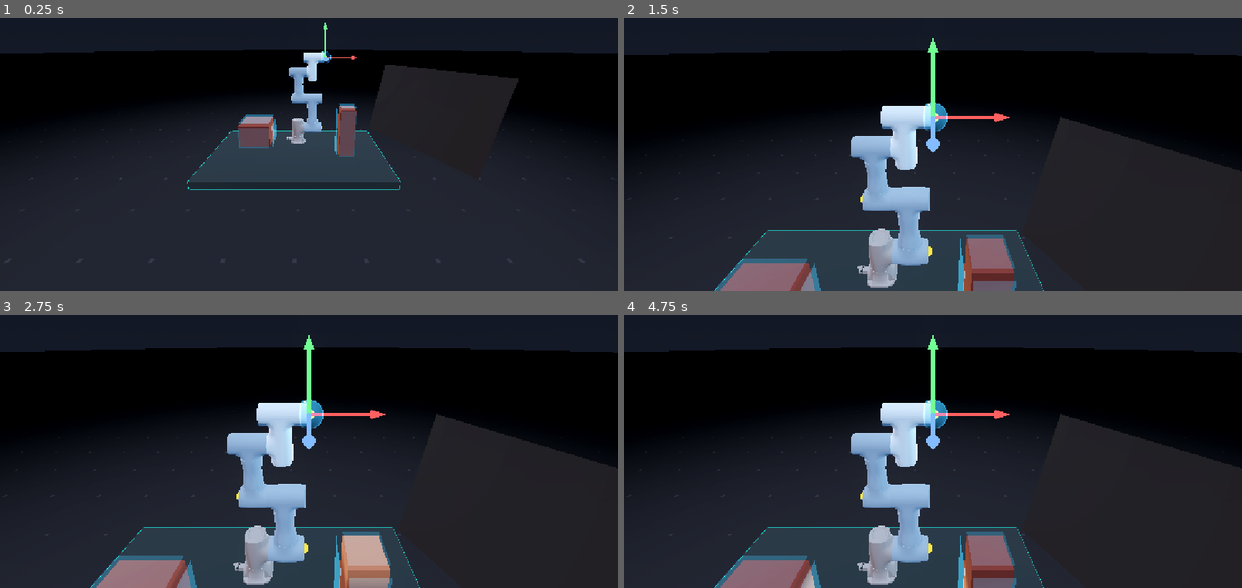
Above: before the commit, frames 1-4 (two rows, left to right).
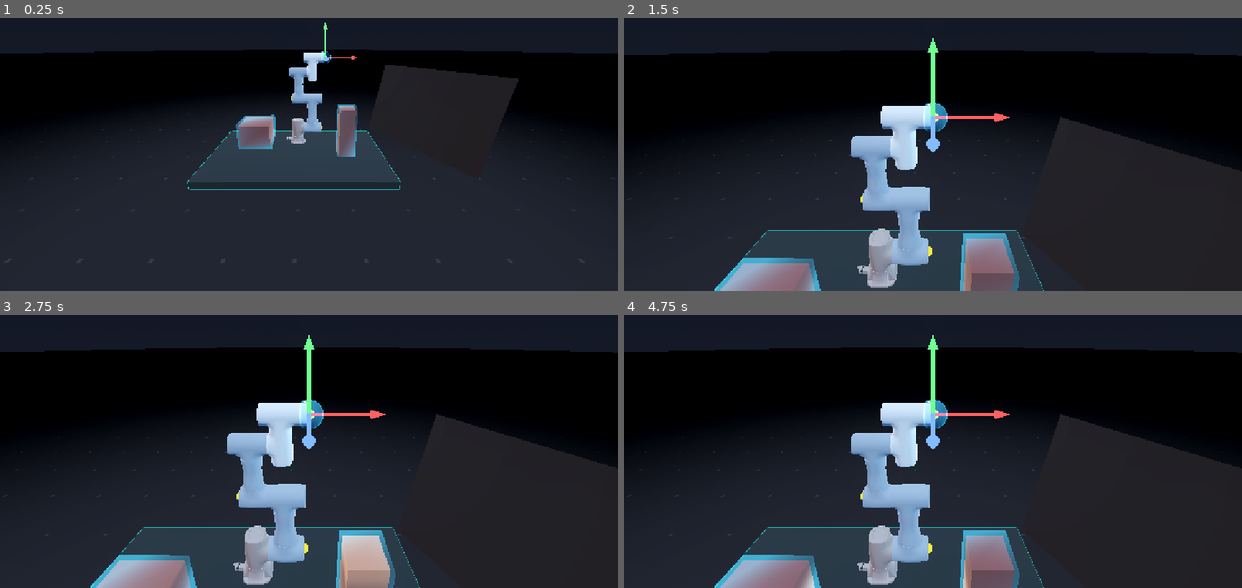
Above: after the commit, the same moments.

Repository: hupikus/dobot-cr3-rebase
Game: Godot game, scene res://main.tscn
Same seed, same stepped clock (60 frames per second), same inputs: the game is played once before the commit and once after it.
Inputs (mouse positions are in pixels of both pictures, inside the frame that each line leads up to):
- Up to frame 1 (0.25 s): no input
- Up to frame 2 (1.5 s): tap Enter at 0.5 s; move the mouse to (1068, 99) at 0.52 s; tap F at 0.6 s; click (1068, 99) at 0.67 s; tap Space at 1.25 s; drag from (809, 135) to (902, 187) at 1.27 s
- Up to frame 3 (2.75 s): move the mouse to (370, 336) at 2.02 s; tap F at 2.1 s; click (370, 336) at 2.17 s
- Up to frame 4 (4.75 s): drag from (902, 484) to (747, 361) at 2.77 s; tap Enter at 3.5 s; move the mouse to (1118, 467) at 3.52 s; tap F at 3.6 s; click (1118, 467) at 3.67 s; tap Space at 4.25 s; drag from (747, 361) to (840, 328) at 4.27 s

The runs differ from the first frame. In frame 1, 0.8% of the frame differs, in the area x 38-58%, y 31-51%; in frame 2, 2.4%, in the area x 14-64%, y 78-100%; in frame 3, 2.4%; in frame 4, 2.4%.

Commit message:
Fixed collision margin

Diff:
--- a/project.godot
+++ b/project.godot
@@ -27,7 +27,7 @@
 [display]
 
 window/stretch/mode="canvas_items"
-window/stretch/aspect="expand"
+window/stretch/aspect="ignore"
 
 [physics]
 
--- a/script/obstacles.gd
+++ b/script/obstacles.gd
@@ -29,7 +29,33 @@
 
 		var shell := MeshInstance3D.new()
 		shell.name = "SafeArea"
-		shell.mesh = child.mesh
+
+		# Duplicating the mesh to inflate it
+		var inflated_mesh: ArrayMesh
+		if child.mesh is PrimitiveMesh:
+			var arrays = child.mesh.get_mesh_arrays()
+			inflated_mesh = ArrayMesh.new()
+			inflated_mesh.add_surface_from_arrays(Mesh.PRIMITIVE_TRIANGLES, arrays)
+		elif child.mesh is ArrayMesh:
+			inflated_mesh = child.mesh.duplicate()
+
+		var st := SurfaceTool.new()
+		st.create_from(inflated_mesh, 0)
+		st.index()
+		st.generate_normals()
+		var welded: ArrayMesh = st.commit()
+
+		var mdt := MeshDataTool.new()
+		if mdt.create_from_surface(welded, 0) == OK:
+			for i in mdt.get_vertex_count():
+				var vertex := mdt.get_vertex(i)
+				var normal := mdt.get_vertex_normal(i)
+				mdt.set_vertex(i, vertex + normal * safe_thickness)
+
+		welded.clear_surfaces()
+		mdt.commit_to_surface(welded)
+
+		shell.mesh = welded
 
 		shell.material_override = shell_mat
 		child.add_child(shell)
--- a/shaders/safety_area.gdshader
+++ b/shaders/safety_area.gdshader
@@ -1,14 +1,9 @@
 shader_type spatial;
 render_mode unshaded, blend_add, cull_back, depth_draw_never;
-
-// Translucent shell that inflates an obstacle outward by `thickness`, showing
-// the mesh "safe area" used for collision checks against noisy scanned meshes.
-
-uniform float thickness = 0.02;
 uniform vec3 shell_color : source_color = vec3(0.15, 0.75, 1.0);
 
 void vertex() {
-	VERTEX += NORMAL * thickness;
+
 }
 
 void fragment() {
